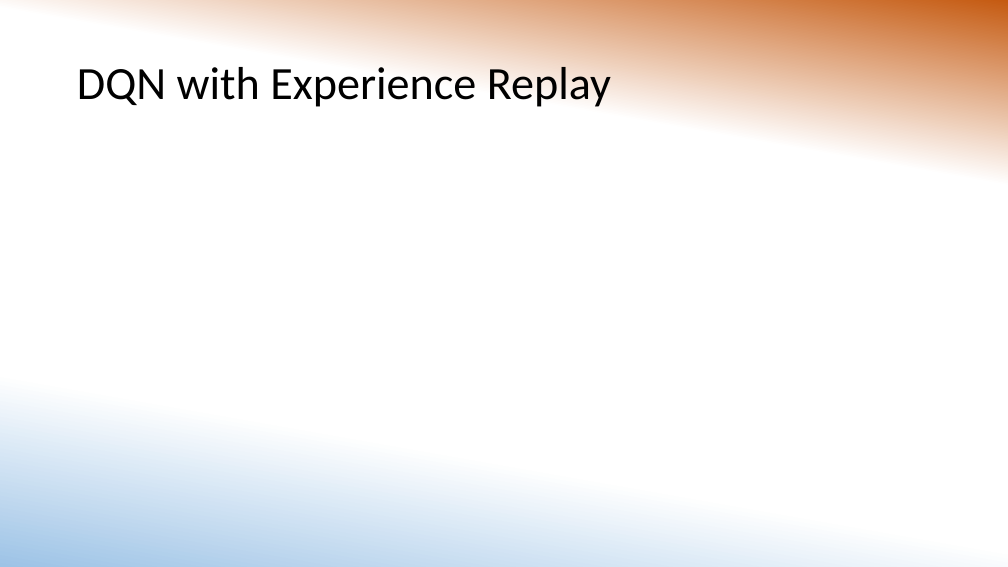
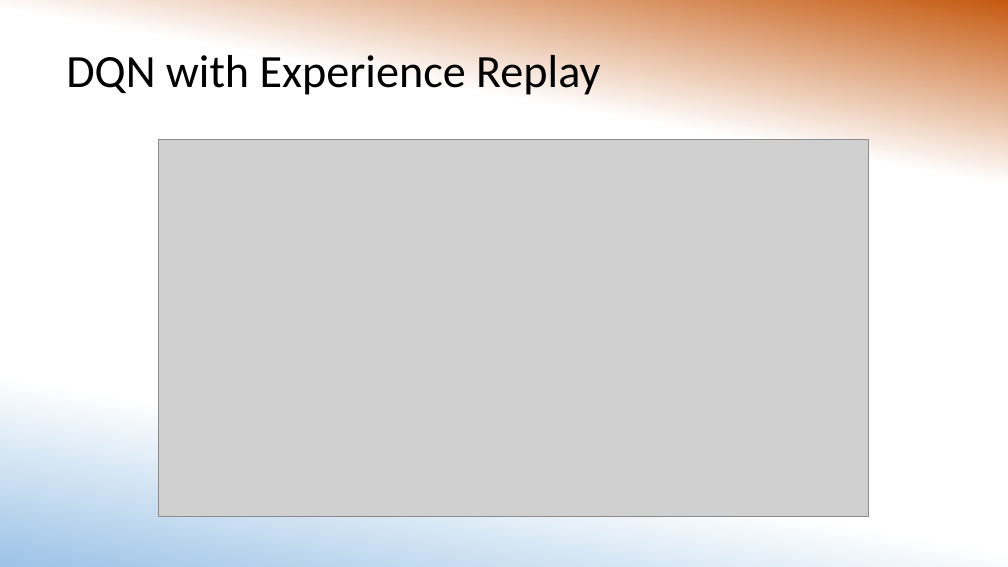
Before and after one commit to MorganMWJ/sem1020-paper-presentations, a slide deck: slide 6 of DQN/dqn_slides.pptx. Drawn at 1008x567 pixels with LibreOffice and Linux fonts; fonts in the diff are those of the drawing; grey boxes stand for pictures. Boxes give left, top, right and bottom in pixels: in the first picture for what was removed or moved away, otherwise in the second. Text is boxed around its words. In the diff, an @@ line names an element or a change of style, - is before the commit and + after.

```diff
--- a/DQN/dqn_slides.pptx
+++ b/DQN/dqn_slides.pptx
@@ title "DQN with Experience Replay" rewrapped from (77, 67, 611, 107) to (66, 48, 600, 98) @@
@@ picture added at (159, 140, 869, 516) @@
```
Also in this commit, not shown: 4 other slides changed, 3 other files.
